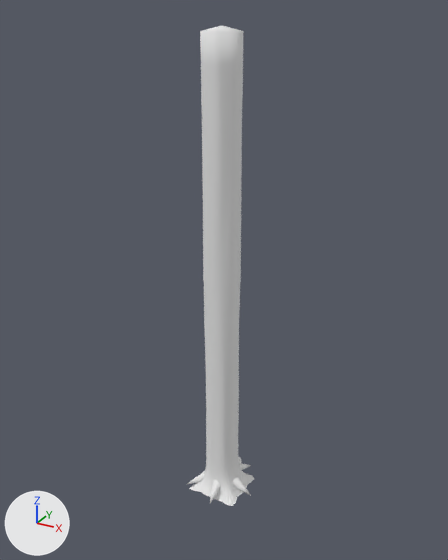
Before and after pictures for a commit that changed the FBX model unity/Assets/Art/Models/Park_Kunugi.fbx.
Rendered twice from a camera (50 mm lens) standing at (63.1, -113.8, 114.2) and looking at (0.2, 0.5, 57.0). The lights are fixed; the arrows at lower left show +X, +Y and +Z. The first picture is the older version. Where no turn or scale is listed for an object, it has been applied to the vertices.

Names of what the first picture shows: 'Park_Kunugi'.
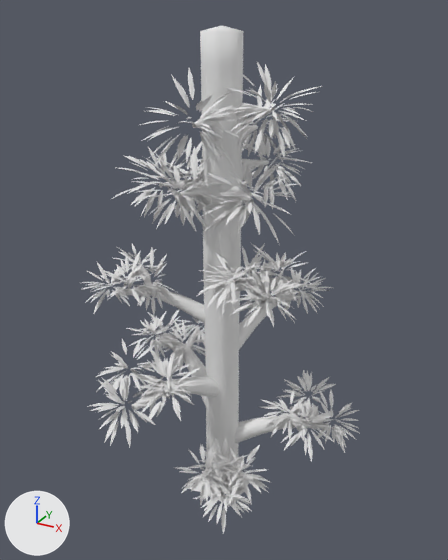
Pixel boxes [x1, y1, x2, y2] of what changed, in the pictures (448 x 560 px):
'Park_Kunugi', reshaped (310% wider)
    before: [187, 26, 254, 506]
    after: [82, 26, 360, 534]
part 1 of me_park_kunugi, added
    after: [82, 62, 360, 534]

What the commit changed:
me_park_kunugi is used by ob_park_kunugi; location (0.0, 0.0, 0.0).
me_park_kunugi had 1624 vertices, 1648 faces and spanned x -7.6..9.5, y -9.6..8.7, z -1.5..111.0.
me_park_kunugi now has 41140 vertices, 29140 faces and spans x -34.2..32.8, y -36.1..33.9, z -1.5..111.0.
me_park_kunugi part 1: 39516 vertices added at x -34.2..32.8, y -36.1..33.9, z 6.1..104.5.
